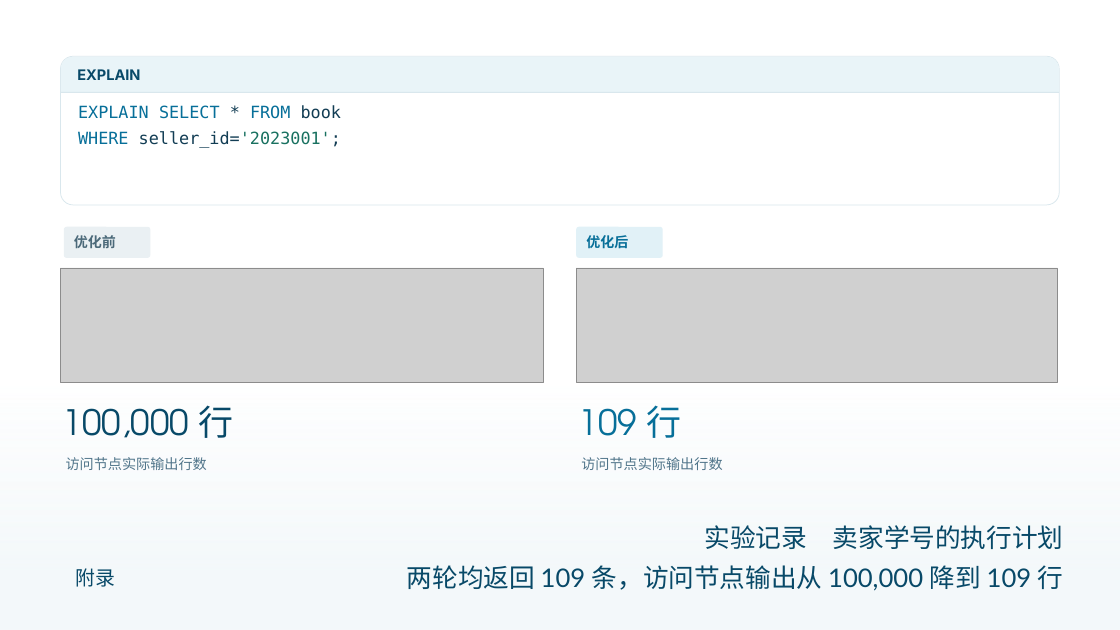
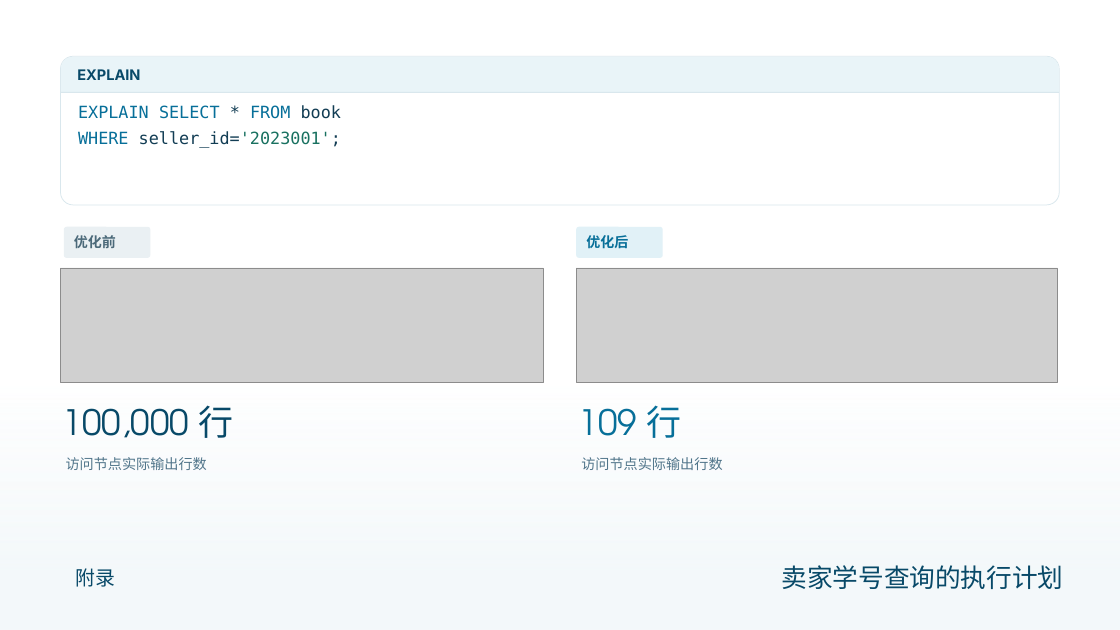
Before and after one commit to AurLemon/pageslip-demo, a slide deck: slide 17 of presentations/task-5-query-optimization.pptx. Drawn at 1120x630 pixels with LibreOffice and Linux fonts; fonts in the diff are those of the drawing; grey boxes stand for pictures. Boxes give left, top, right and bottom in pixels: in the first picture for what was removed or moved away, otherwise in the second. Text is boxed around its words. In the diff, an @@ line names an element or a change of style, - is before the commit and + after.

```diff
--- a/presentations/task-5-query-optimization.pptx
+++ b/presentations/task-5-query-optimization.pptx
@@ text removed at bbox=[407, 565, 1064, 591] @@
-两轮均返回 109 条，访问节点输出从 100,000 降到 109 行
@@ text at bbox=[782, 565, 1064, 589]: text changed @@
-实验记录 卖家学号的执行计划
+卖家学号查询的执行计划
```
Also in this commit, not shown: 17 other slides changed, 1 other file.
